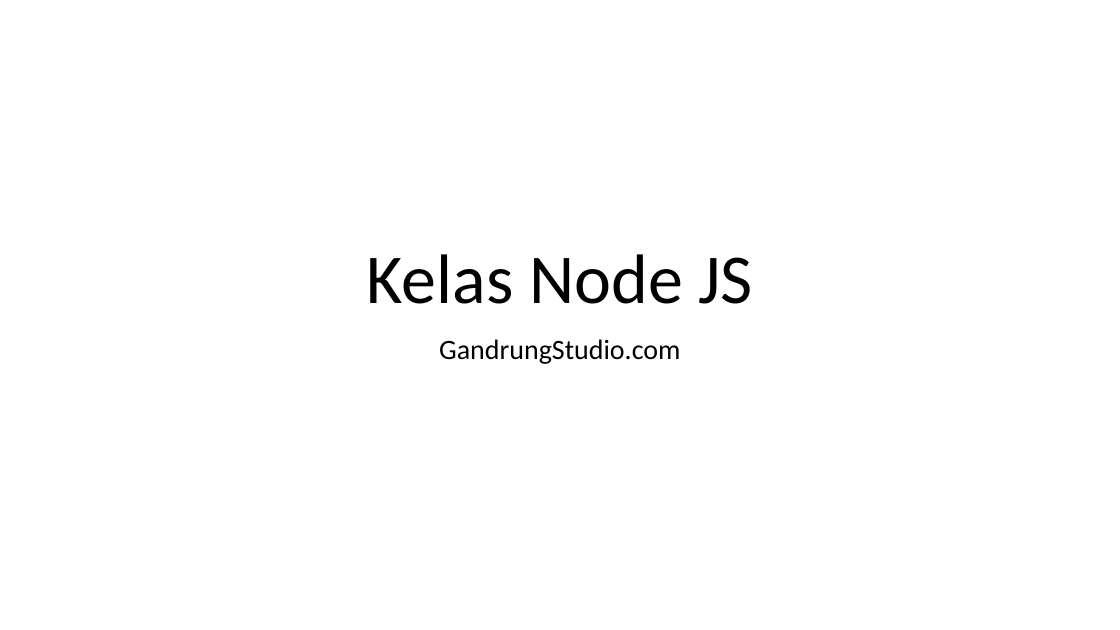
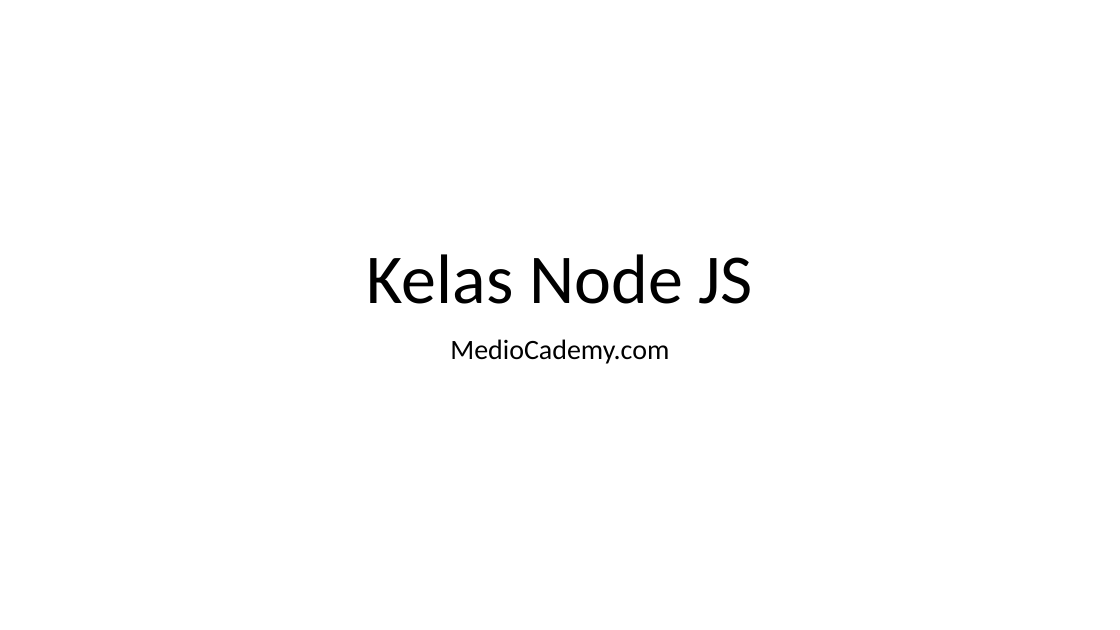
Before and after one commit to vanbumi/kelas-node-mc, a slide deck: slide 1 of Powerpoint NodeJS.pptx. Drawn at 1120x630 pixels with LibreOffice and Linux fonts; fonts in the diff are those of the drawing. Boxes give left, top, right and bottom in pixels: in the first picture for what was removed or moved away, otherwise in the second. Text is boxed around its words. In the diff, an @@ line names an element or a change of style, - is before the commit and + after.

Commit message:
menambahkan powerpoint nodejs

```diff
--- a/Powerpoint NodeJS.pptx
+++ b/Powerpoint NodeJS.pptx
@@ subtitle at (450, 339, 669, 364): text changed @@
-GandrungStudio.com
+MedioCademy.com
```
